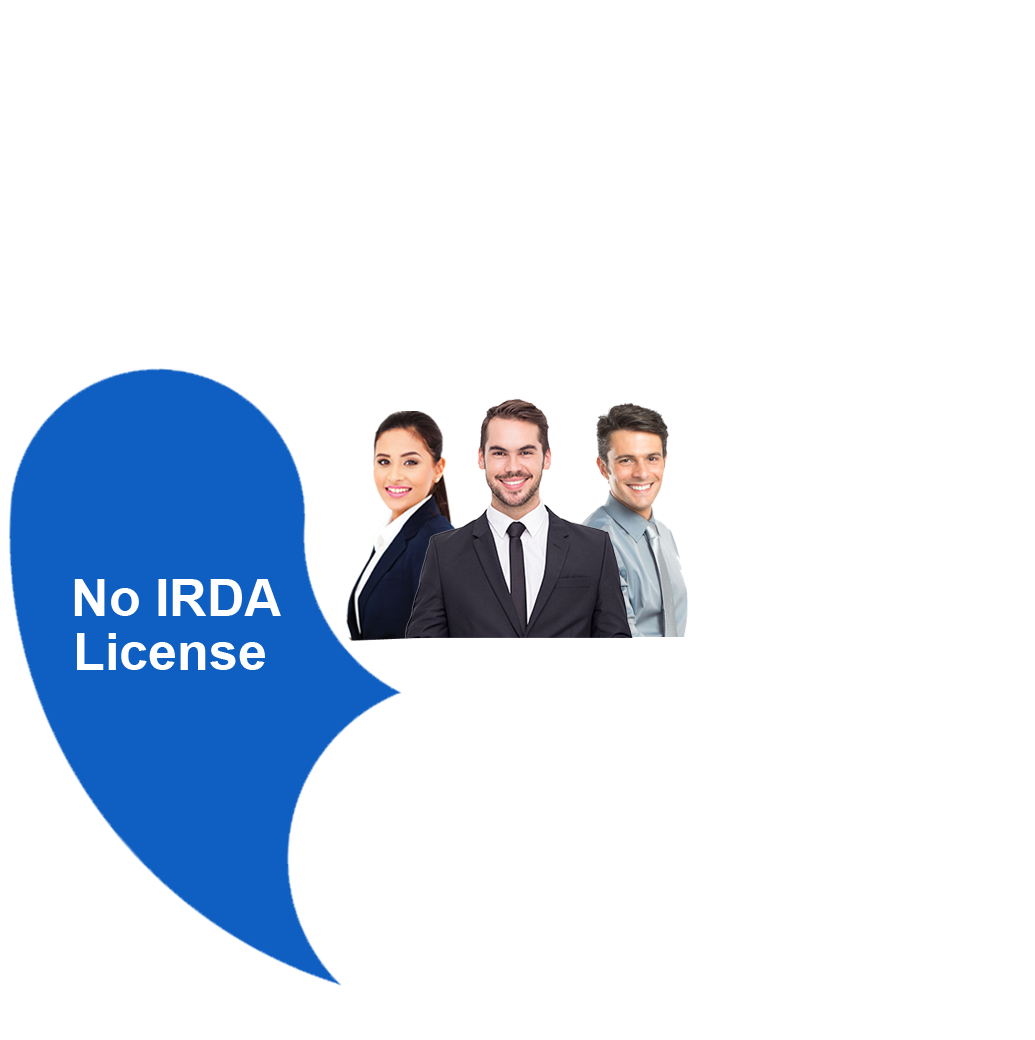
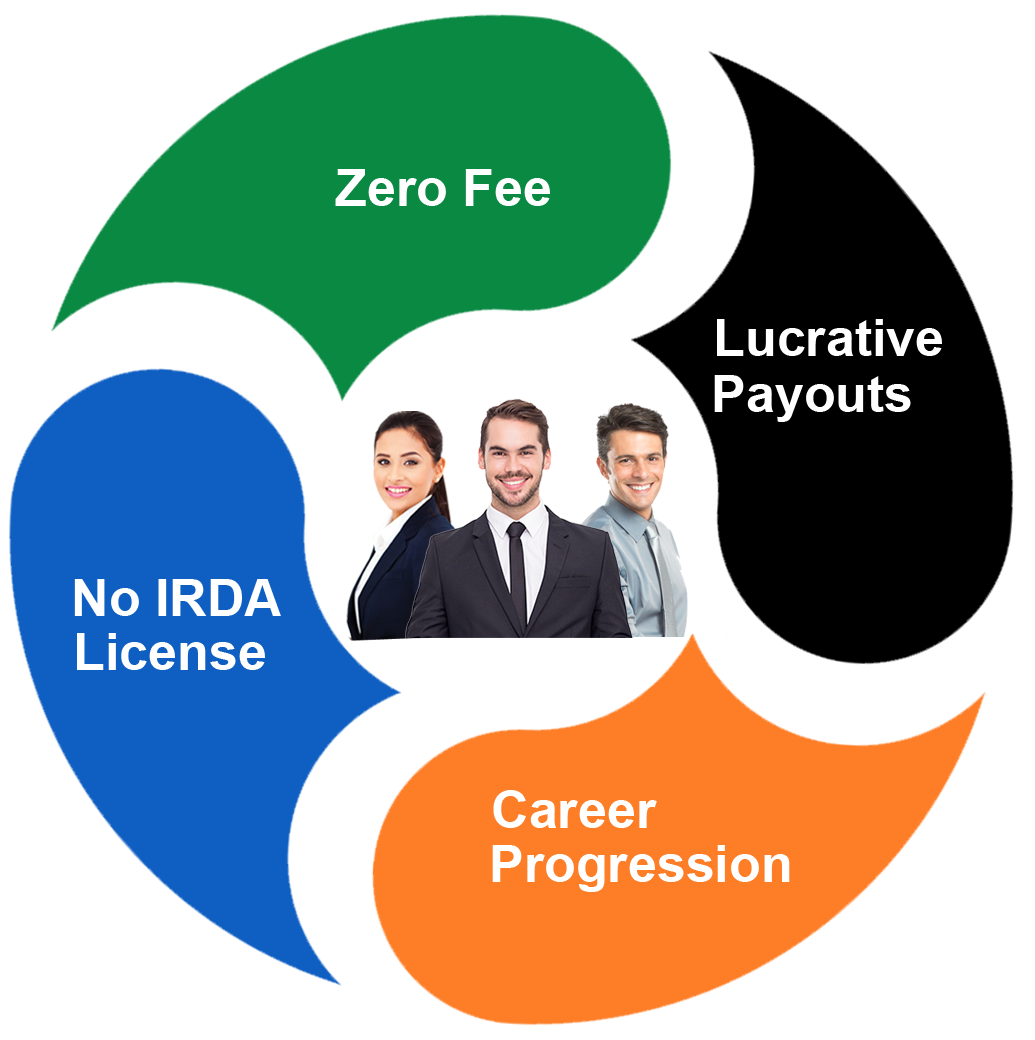
Layer changes from the first 1035×1040 image to the second:
showed "Payouts" over [714, 375, 911, 422]
showed "Lucrative" over [724, 319, 942, 356]
showed "Progression" over [492, 845, 790, 892]
showed "Career" over [493, 790, 657, 828]
showed "Zero Fee" over [335, 169, 550, 206]
showed "Layer 1" over [51, 14, 672, 402]
showed "Layer 2" over [630, 50, 1014, 665]
showed "Layer 6" over [371, 633, 987, 1026]
